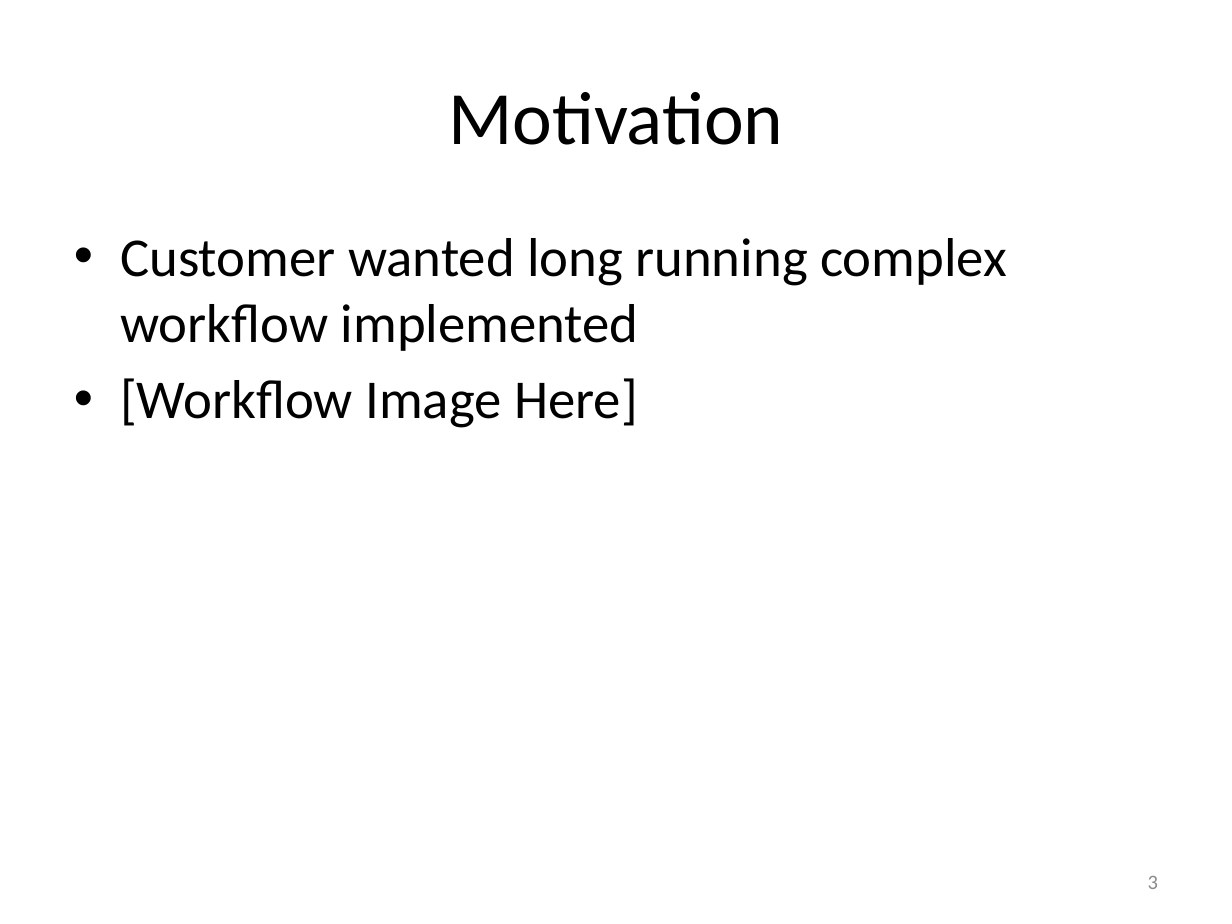
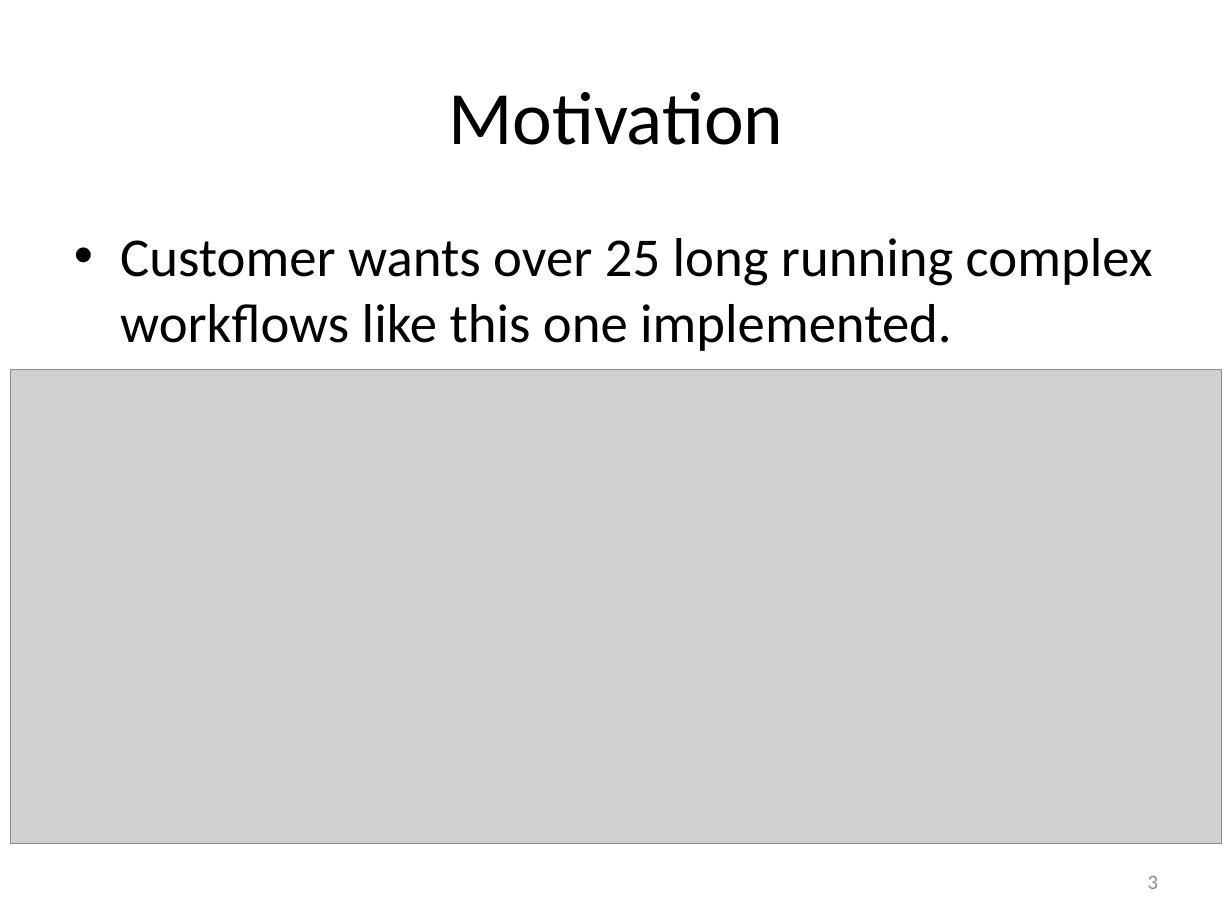
Before and after one commit to RichardRoda/DFA-Workflow-Model, a slide deck: slide 3 of Modeling Workflows with Event Driven DFA.pptx. Drawn at 1232x924 pixels with LibreOffice and Linux fonts; fonts in the diff are those of the drawing; grey boxes stand for pictures. Boxes give left, top, right and bottom in pixels: in the first picture for what was removed or moved away, otherwise in the second. Text is boxed around its words. In the diff, an @@ line names an element or a change of style, - is before the commit and + after.

Commit message:
Add scary workflow to motivation slide.  Still needs wrapup / conclusion slides.

```diff
--- a/Modeling Workflows with Event Driven DFA.pptx
+++ b/Modeling Workflows with Event Driven DFA.pptx
@@ text at (120,238,1153,351): text changed @@
-• Customer wanted long running complex workflow implemented
-• [Workflow Image Here]
+• Customer wants over 25 long running complex workflows like this one implemented.
@@ picture added at (10,370,1221,844) @@
```
